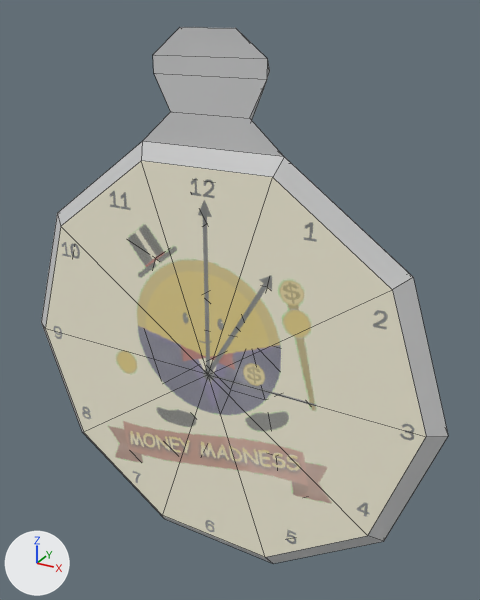
The FBX model Assets/Models/StopWatch.fbx as it was, and as the next commit left it.
Camera for both pictures: a camera (50 mm lens) standing at (0.0131, -0.0215, 0.0143) and looking at (0.0004, 0.0017, 0.0027). Arrows for +X, +Y and +Z are at lower left; the lights stay in place. Mesh edges are drawn as thin lines. Where no turn or scale is listed for an object, it has been applied to the vertices.
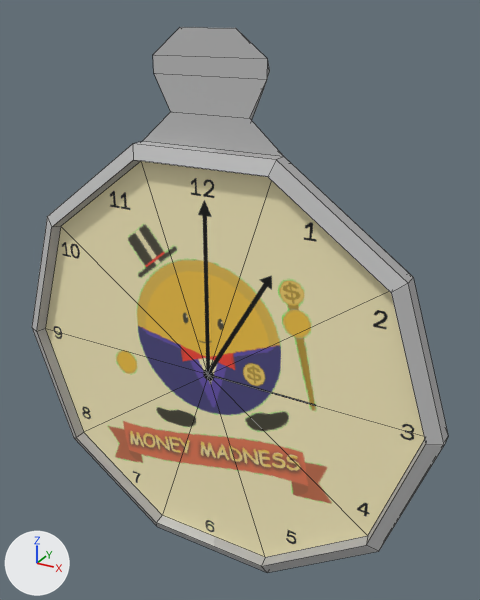
Location of each change, [x1, y1, x2, y2] in pixels of the pictures (480 x 600 px):
'pSphere1', surface changed, reshaped (grey to beige): before [41, 27, 448, 563]; after [32, 27, 448, 573]
part 1 of me_mesh, built on: before [41, 141, 448, 563]; after [32, 141, 448, 573]
part 2 of me_mesh, surface changed: before [54, 163, 412, 544]

What changed in the scene script:
```text
Change img_stopwatchtexture_png:
    img_stopwatchtexture_png: load_image('StopWatchTexture.png', '../Textures/StopWatchTexture.png', 1024, 1024, 'Non-Color') -> load_image('StopWatchTexture.png', '../Textures/StopWatchTexture.png', 1024, 1024, 'sRGB')
Change mat_lambert2:
    remove n3 = _N.new('ShaderNodeTexImage'); n3.name = 'Image Texture.001'
    remove n3.image = img_stopwatchtexture_png
    where n0 = _N.new('ShaderNodeBsdfPrincipled'); n0.name = 'Principled BSDF'
    remove _L.new(n3.outputs[0], n0.inputs[4])  # 'Color' to 'Alpha'
Change me_mesh:
    used by ob_psphere1; location = (0.0, 0.0, 0.0)
    remove me_mesh.from_pydata(...)  # 78 vertices, 86 faces; spans x -0.01..0.01, y -0.0004..0.0033, z -0.0095..0.0137
    add me_mesh.from_pydata(...)  # 98 vertices, 106 faces; spans x -0.01..0.01, y -0.0009..0.0033, z -0.0095..0.0137
    me_mesh part 1
    10 faces are deleted
    10 vertices are added at x -0.0094..0.0094, y -0.0009, z -0.009..0.009
    10 new vertices lie (0.0, -0.0006, 0.0) away from vertices in x -0.01..0.01, y 0.0, z -0.0095..0.0095
    30 new faces join them
    me_mesh part 2: 9 kept faces spanning x -0.01..0.01, y 0.0..0.001, z -0.0095..0.0095 get new texture (UV) coordinates
```
